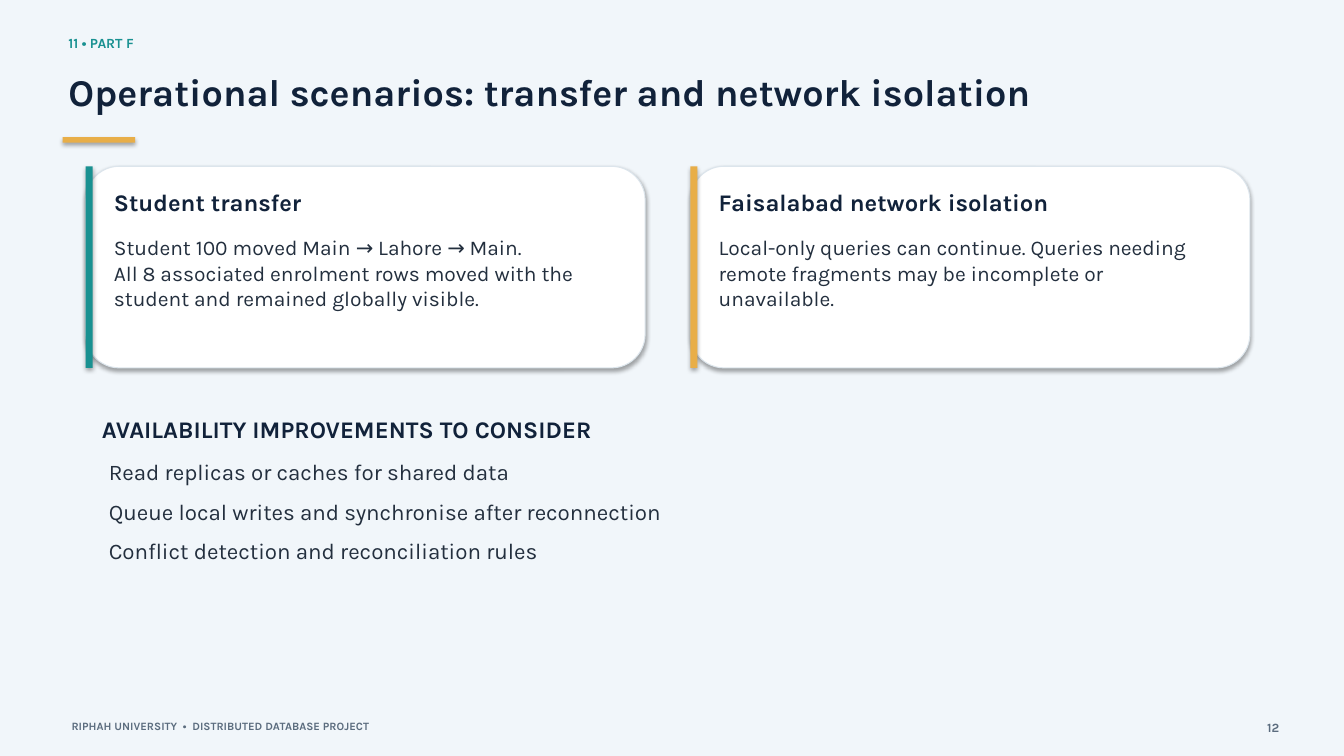
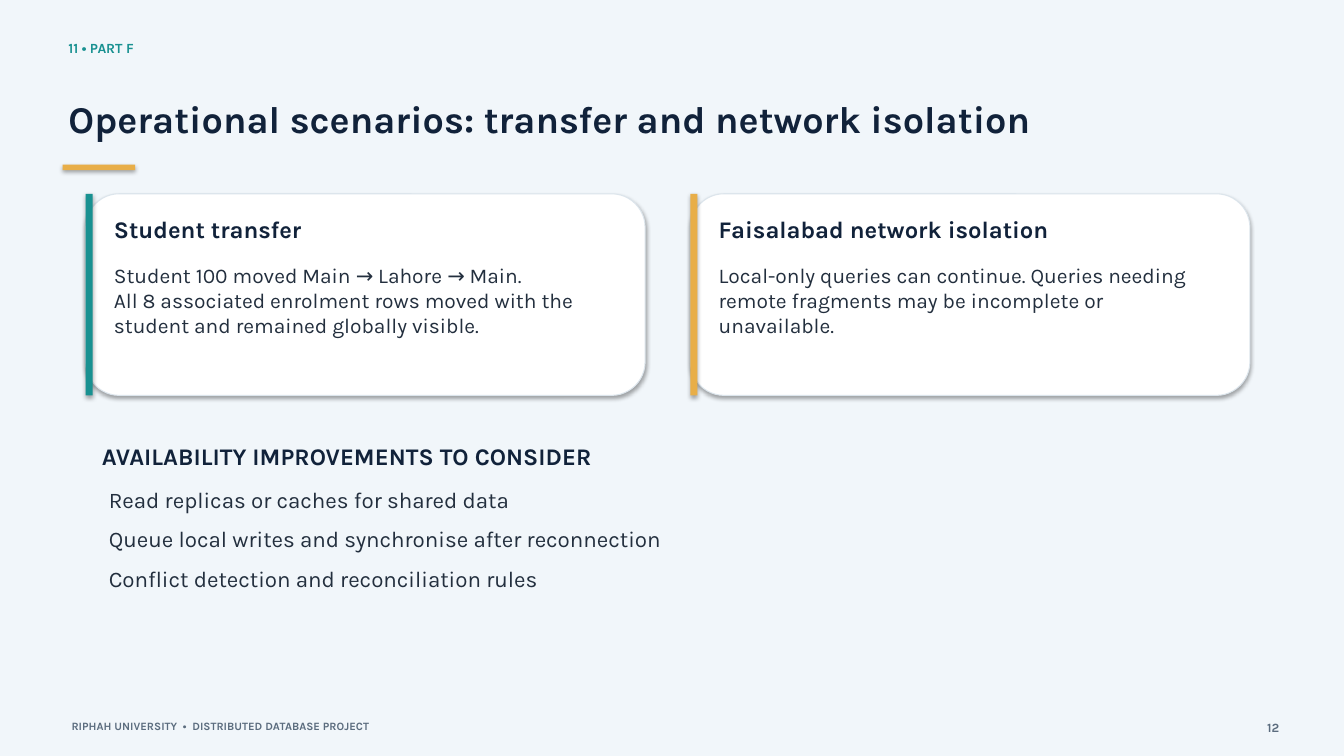
Before and after one commit to AbdulMooiz/Distrubuted_Database_for_Riphah_University, a slide deck: slide 12 of Project Presentation.pptx. Drawn at 1344x756 pixels with LibreOffice and Linux fonts; fonts in the diff are those of the drawing. Boxes give left, top, right and bottom in pixels: in the first picture for what was removed or moved away, otherwise in the second. Text is boxed around its words. In the diff, an @@ line names an element or a change of style, - is before the commit and + after.

```diff
--- a/Project Presentation.pptx
+++ b/Project Presentation.pptx
@@ text "11 • PART F" moved from (x1=68, y1=39, x2=134, y2=48) to (x1=68, y1=44, x2=134, y2=53) @@
@@ 4 texts, 1 rectangle moved together from (x1=63, y1=79, x2=1185, y2=560) to (x1=63, y1=106, x2=1185, y2=588) @@
@@ 3 texts, 2 rounded rectangles, 2 rectangles moved together from (x1=86, y1=166, x2=1250, y2=439) to (x1=86, y1=194, x2=1250, y2=466) @@
```
Also in this commit, not shown: 7 other slides changed, 2 other files.
